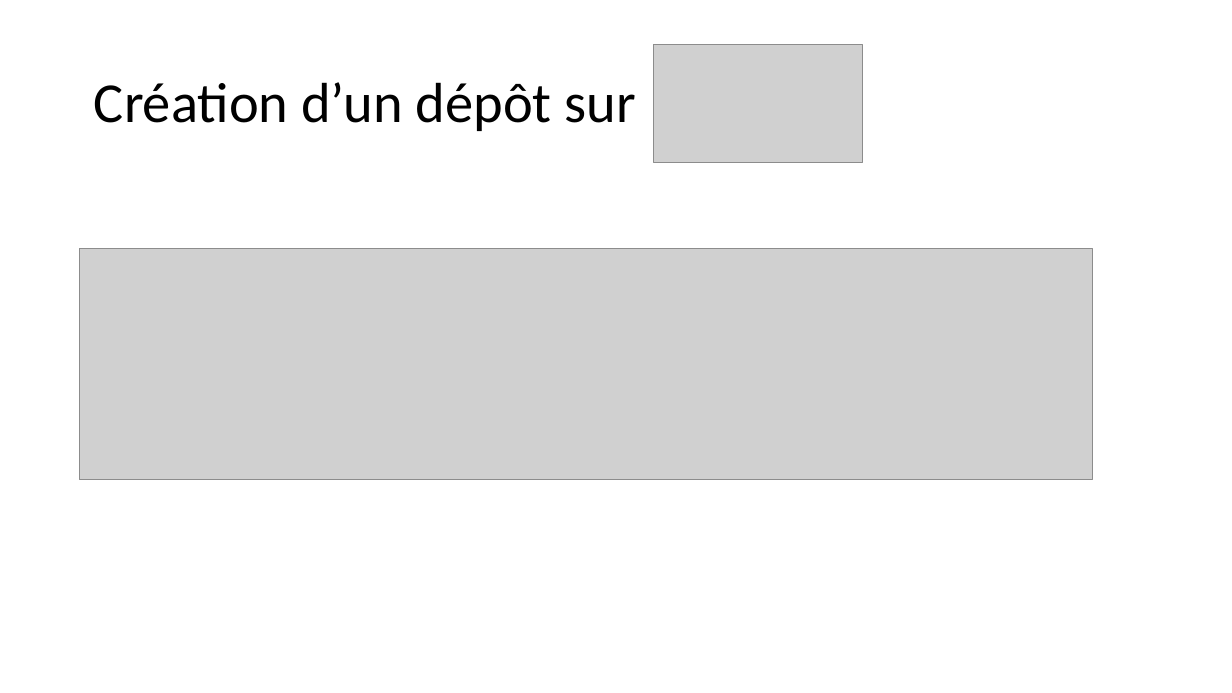
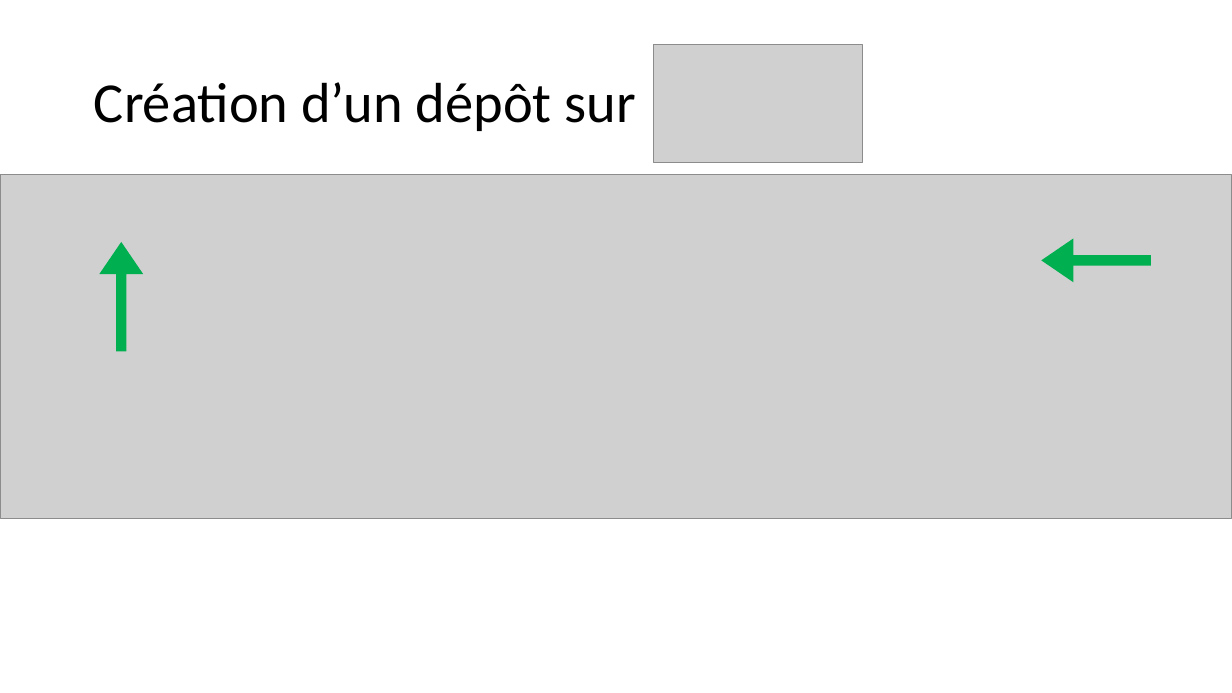
Before and after one commit to BenRobert38/BUT3-GIT-2025, a slide deck: slide 22 of Cours/BUT3-Cours1.pptx (slide 23 before the commit). Drawn at 1232x693 pixels with LibreOffice and Linux fonts; fonts in the diff are those of the drawing; grey boxes stand for pictures. Boxes give left, top, right and bottom in pixels: in the first picture for what was removed or moved away, otherwise in the second. Text is boxed around its words. In the diff, an @@ line names an element or a change of style, - is before the commit and + after.

```diff
--- a/Cours/BUT3-Cours1.pptx
+++ b/Cours/BUT3-Cours1.pptx
@@ picture: place and size @@
-picture at [79, 249, 1092, 480]
+picture at [0, 175, 1232, 518]
@@ right arrow added at [1043, 239, 1151, 281], fill #00B050, outline #00B050 1 pt @@
@@ right arrow added at [101, 243, 142, 351], fill #00B050, outline #00B050 1 pt @@
```
Also in this commit, not shown: 23 other slides changed, 23 slides added, 1 other file.
